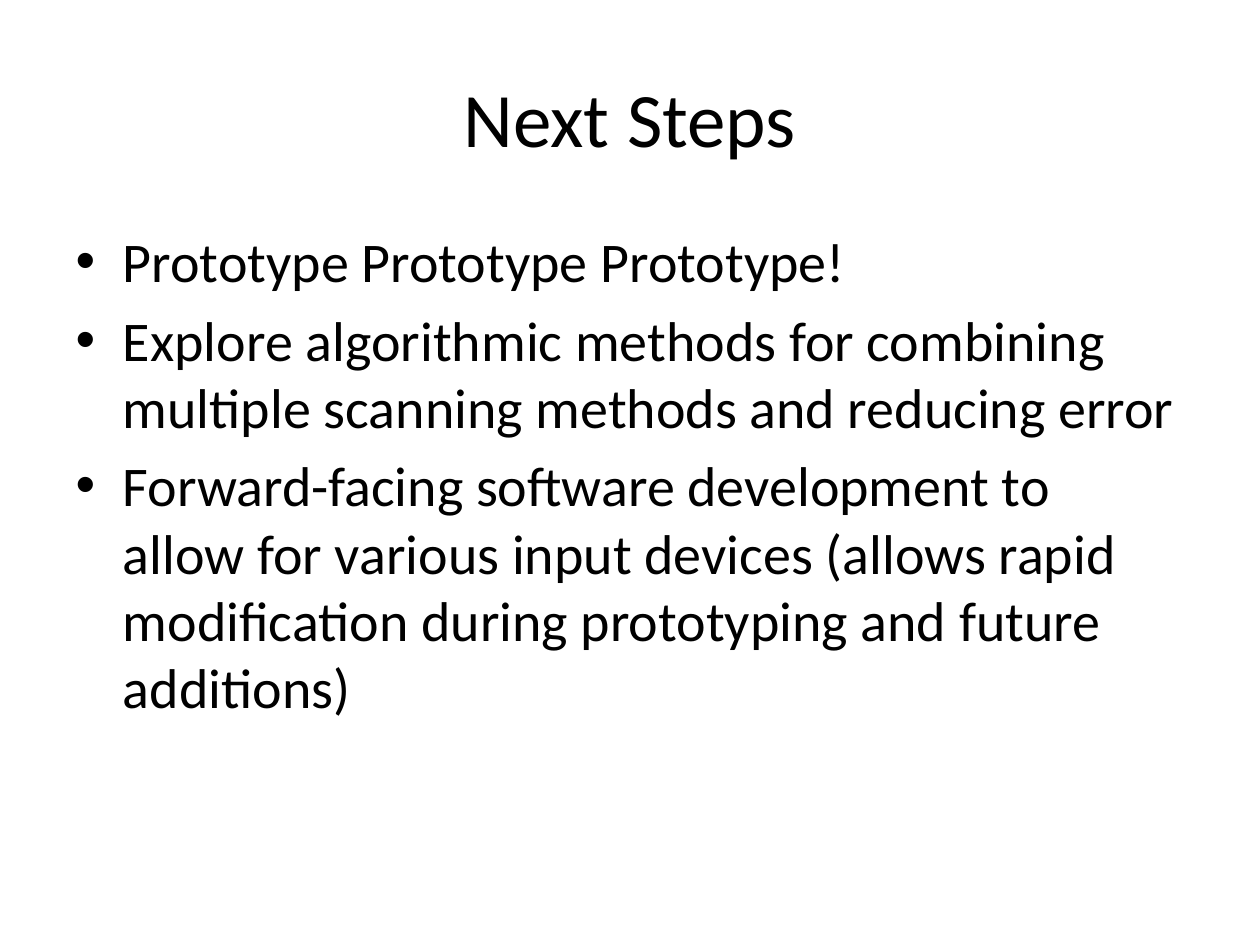
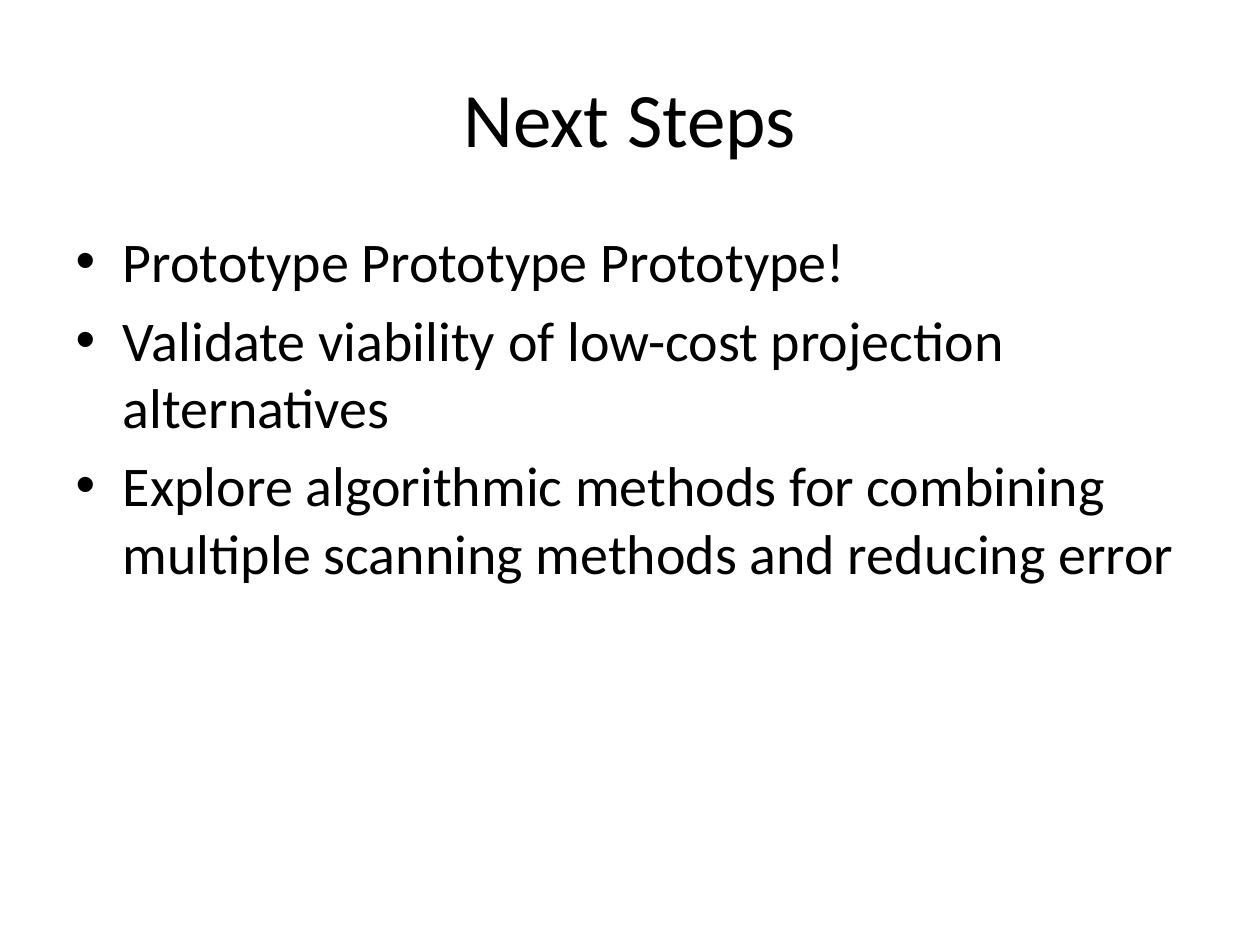
Before and after one commit to troyastorino/dcba, a slide deck: slide 10 of presentations/10-slide-pitch/initial-10-slide-pitch.pptx. Drawn at 1260x945 pixels with LibreOffice and Linux fonts; fonts in the diff are those of the drawing. Boxes give left, top, right and bottom in pixels: in the first picture for what was removed or moved away, otherwise in the second. Text is boxed around its words. In the diff, an @@ line names an element or a change of style, - is before the commit and + after.

```diff
--- a/presentations/10-slide-pitch/initial-10-slide-pitch.pptx
+++ b/presentations/10-slide-pitch/initial-10-slide-pitch.pptx
@@ text at (123, 322, 1004, 429): paragraph added @@
+• Validate viability of low-cost projection alternatives
@@ text at (123, 467, 1116, 716): paragraph removed @@
-• Forward-facing software development to allow for various input devices (allows rapid modification during prototyping and future additions)
```
Also in this commit, not shown: 4 other slides changed, 1 slide added, 1 slide removed, 3 other files.
